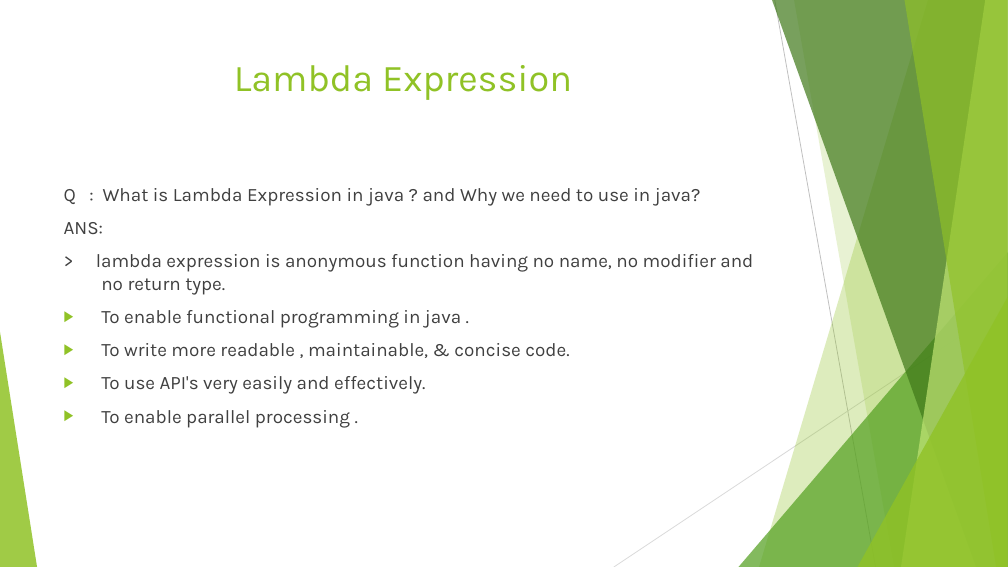
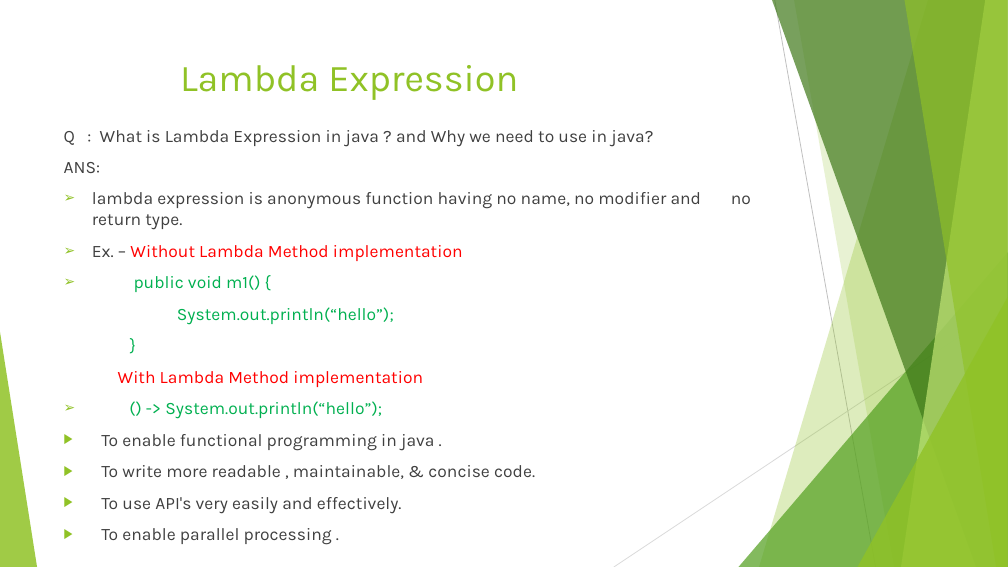
Before and after one commit to sumitMultani/JAVA8, a slide deck: slide 3 of JAVA8 NEW FEATURES.pptx. Drawn at 1008x567 pixels with LibreOffice and Linux fonts; fonts in the diff are those of the drawing. Boxes give left, top, right and bottom in pixels: in the first picture for what was removed or moved away, otherwise in the second. Text is boxed around its words. In the diff, an @@ line names an element or a change of style, - is before the commit and + after.

Commit message:
ppt updated.

```diff
--- a/JAVA8 NEW FEATURES.pptx
+++ b/JAVA8 NEW FEATURES.pptx
@@ title "Lambda Expression": place and size @@
-title "Lambda Expression" at (234, 65, 572, 100)
+title "Lambda Expression" at (180, 65, 518, 100)
@@ text "Q : What is Lambda ...": place and size @@
-text "Q : What is Lambda ..." at (64, 188, 753, 428)
+text "Q : What is Lambda ..." at (64, 130, 702, 545)
@@ text at (64, 130, 653, 545): size 18 to 16.6 pt in "Q : What is Lambda Expression in ...", "ANS:", "To enable functional programming in java .", "To write more readable , maintainable, & ..." and 2 more places @@
@@ text at (92, 192, 702, 419): text changed; size 18 to 16.6 pt @@
-> lambda expression is anonymous function having no name, no modifier and no return type.
+➢ lambda expression is anonymous function having no name, no modifier and no return type.
+➢ Ex. – Without Lambda Method implementation
+➢ public void m1() {
+System.out.println(“hello”);
+}
+With Lambda Method implementation
+➢ () -> System.out.println(“hello”);
```
Also in this commit, not shown: 5 other slides changed.
